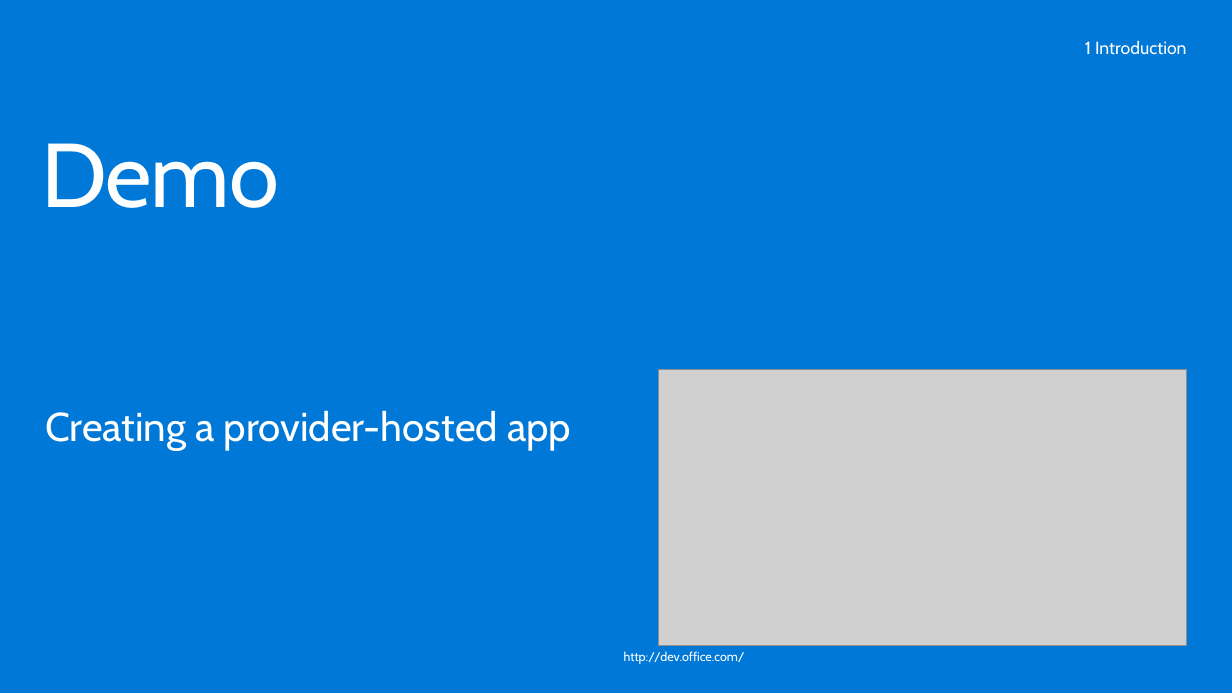
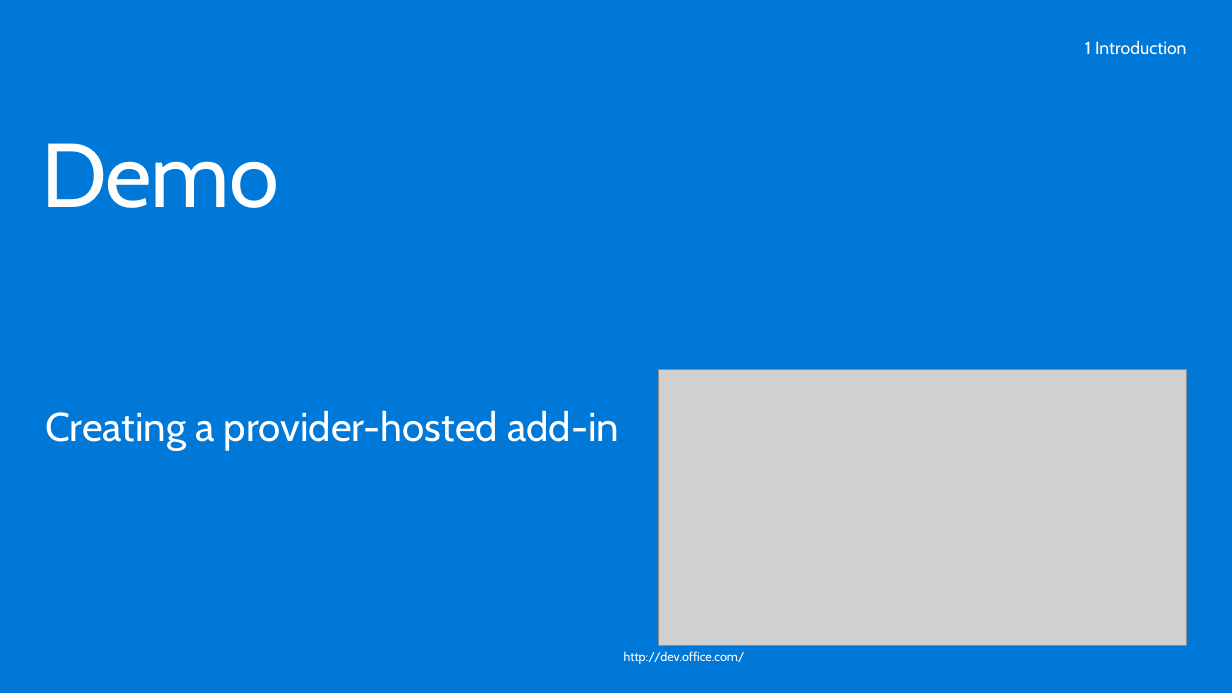
Before and after one commit to OfficeDev/TrainingContent, a slide deck: slide 10 of O3652/O3652-6 Deep Dive into Provider Hosted Add-ins/O3652-6 Deep Dive into Provider Hosted Apps.pptx (slide 11 before the commit). Drawn at 1232x693 pixels with LibreOffice and Linux fonts; fonts in the diff are those of the drawing; grey boxes stand for pictures; background and template pictures are left out. Boxes give left, top, right and bottom in pixels: in the first picture for what was removed or moved away, otherwise in the second. Text is boxed around its words. In the diff, an @@ line names an element or a change of style, - is before the commit and + after.

```diff
--- a/O3652/O3652-6 Deep Dive into Provider Hosted Add-ins/O3652-6 Deep Dive into Provider Hosted Apps.pptx
+++ b/O3652/O3652-6 Deep Dive into Provider Hosted Add-ins/O3652-6 Deep Dive into Provider Hosted Apps.pptx
@@ text at [45,410,619,450]: text changed @@
-Creating a provider-hosted app
+Creating a provider-hosted add-in
```
Also in this commit, not shown: 16 other slides changed, 1 slide added, 3 slides removed.
